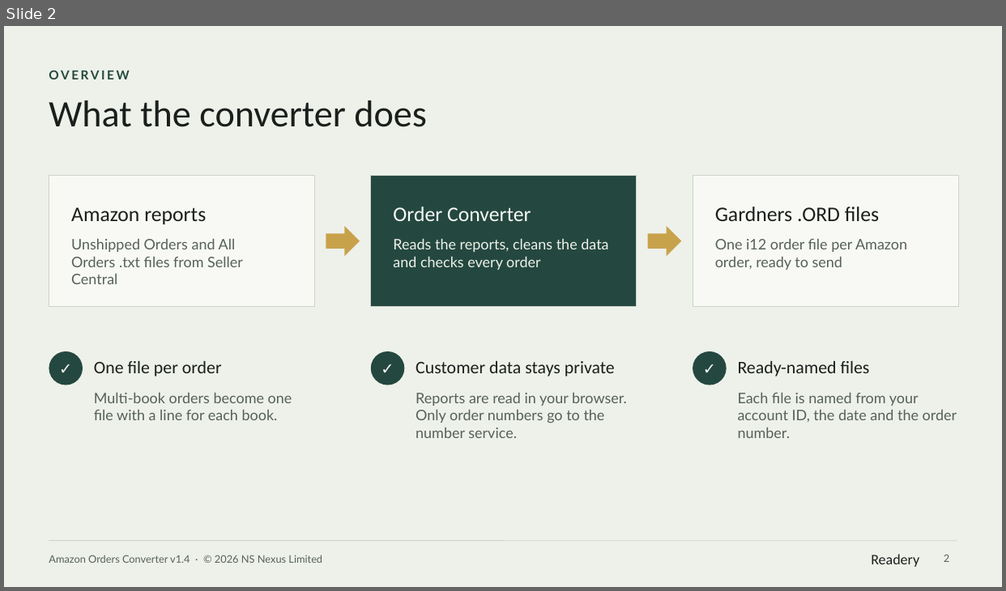
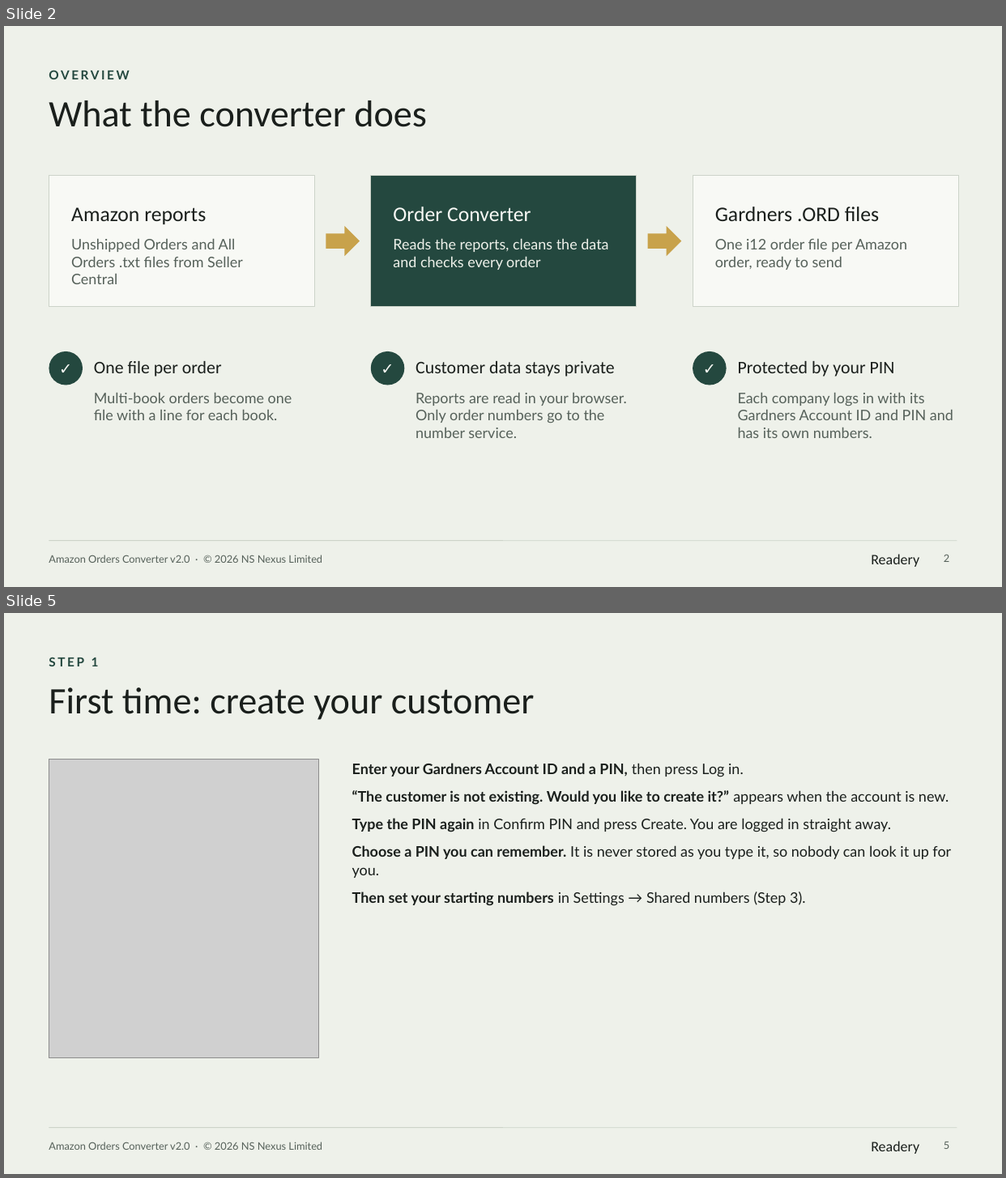
Before and after one commit to rado-penov/readery, a slide deck: orderconverter/Amazon-Orders-Converter-User-Manual.pptx. Shown one above the other, each under a label of ours: slide 2 before the commit, slides 2 and 5 after it; the slides between them are not shown. The pictures are 1006x591 and 1006x1178 pixels, drawn with LibreOffice and Linux fonts; fonts in the diff are those of the drawing; grey boxes stand for pictures. Boxes give left, top, right and bottom in pixels: in the first picture for what was removed or moved away, otherwise in the second. Text is boxed around its words. In the diff, an @@ line names an element or a change of style, - is before the commit and + after.

```diff
--- a/orderconverter/Amazon-Orders-Converter-User-Manual.pptx
+++ b/orderconverter/Amazon-Orders-Converter-User-Manual.pptx
@@ slide 5 added at (4, 613, 1002, 1174), background #EEF1EA; not listed: 3 template elements that a slide beside it also shows @@
@@ text added at (49, 657, 99, 666), 12 pt, text #24483F, bold @@
+STEP 1
@@ text added at (49, 688, 535, 720), 36 pt, text #1A1F1C @@
+First time: create your customer
@@ picture added at (49, 759, 318, 1058) @@
@@ text added at (352, 763, 951, 906), 14 pt, text #1A1F1C @@
+• Enter your Gardners Account ID and a PIN, then press Log in.
+• “The customer is not existing. Would you like to create it?” appears when the account is new.
+• Type the PIN again in Confirm PIN and press Create. You are logged in straight away.
+• Choose a PIN you can remember. It is never stored as you type it, so nobody can look it up for you.
+• Then set your starting numbers in Settings → Shared numbers (Step 3).
@@ page number added at (944, 1142, 949, 1149), 10 pt, text #56615A @@
+5
@@ slide 2 changed as well @@
@@ text at (738, 361, 895, 377): text changed @@
-Ready-named files
+Protected by your PIN
@@ text at (738, 393, 953, 438): text changed @@
-Each file is named from your account ID, the date and the order number.
+Each company logs in with its Gardners Account ID and PIN and has its own numbers.
@@ text at (49, 555, 322, 563): text changed @@
-Amazon Orders Converter v1.4 · © 2026 NS Nexus Limited
+Amazon Orders Converter v2.0 · © 2026 NS Nexus Limited
```
Also in this commit, not shown: 13 other slides changed, 3 other slides added, 7 other files.
